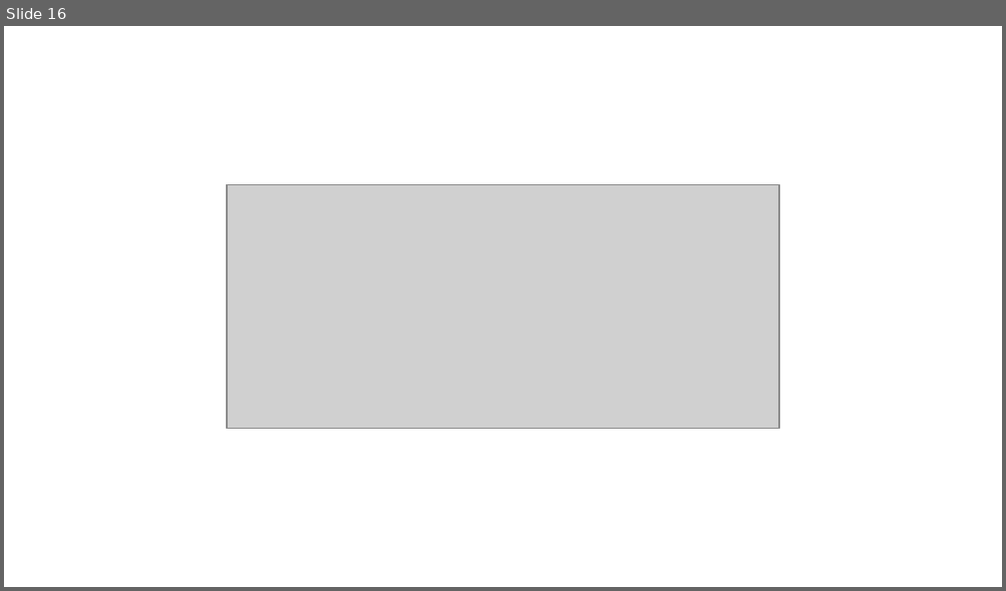
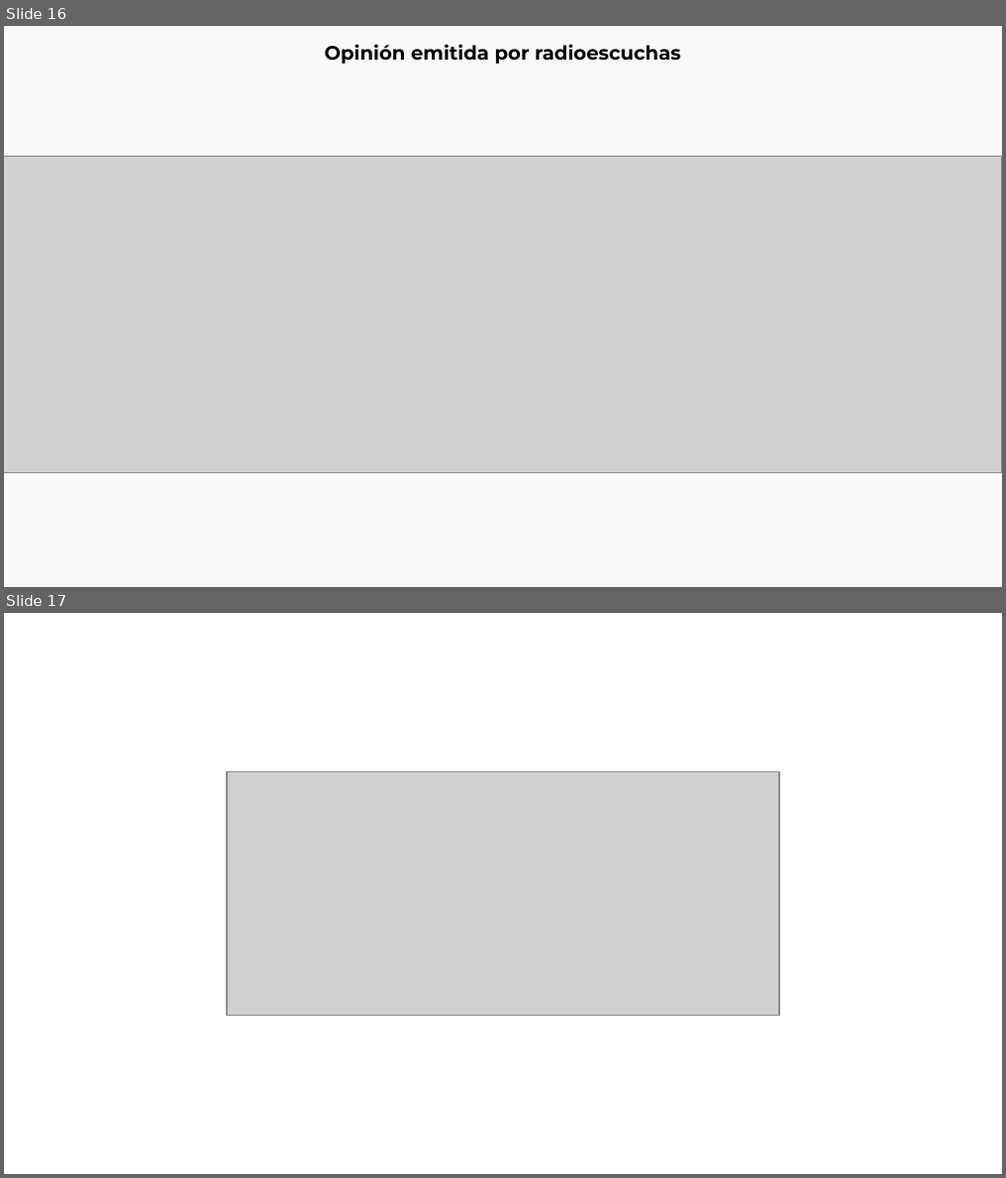
Before and after one commit to thelonious9/Reporteportadas, a slide deck: Reporte 210926.pptx. Shown one above the other, each under a label of ours: slide 16 before the commit, slides 16 and 17 after it. The pictures are 1006x591 and 1006x1178 pixels, drawn with LibreOffice and Linux fonts; fonts in the diff are those of the drawing; grey boxes stand for pictures; background and template pictures are left out. Boxes give left, top, right and bottom in pixels: in the first picture for what was removed or moved away, otherwise in the second. Text is boxed around its words. In the diff, an @@ line names an element or a change of style, - is before the commit and + after.

```diff
--- a/Reporte 210926.pptx
+++ b/Reporte 210926.pptx
@@ slide 16 added at [4,26,1002,587], background #F8F9FA @@
@@ text added at [325,44,681,64], 14 pt, text #000000, bold @@
+Opinión emitida por radioescuchas
@@ picture added at [4,156,1002,472] @@
@@ what was slide 16 is now slide 17 @@
```
Also in this commit, not shown: 4 slides changed, 2 other files.
